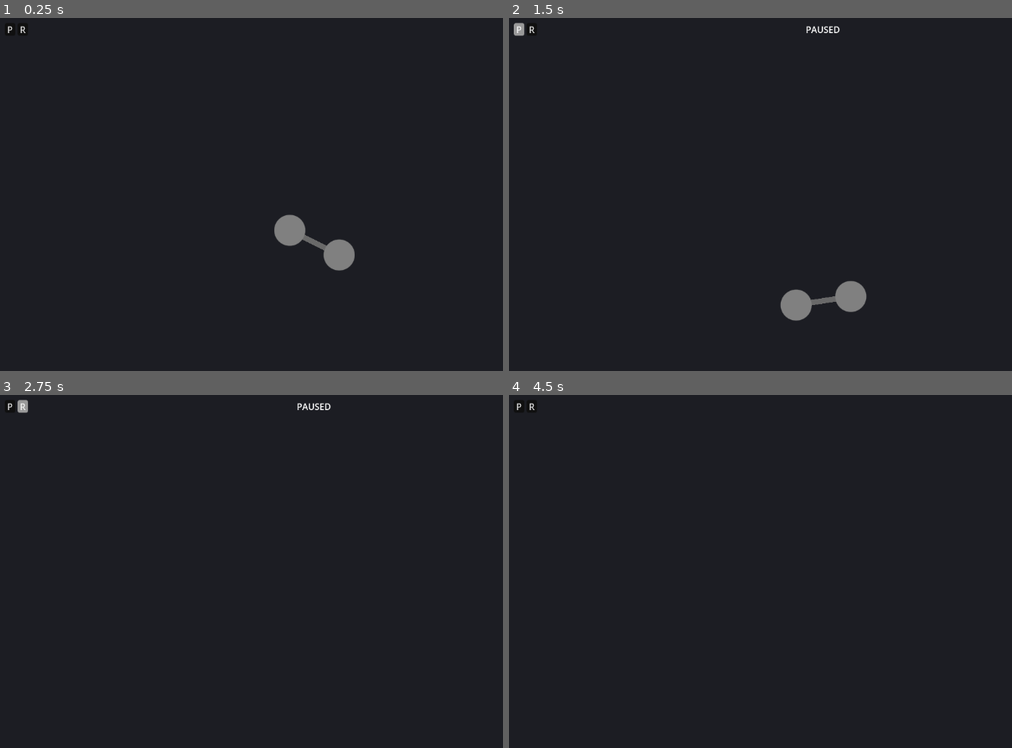
Above: before the commit, frames 1-4 (two rows, left to right).
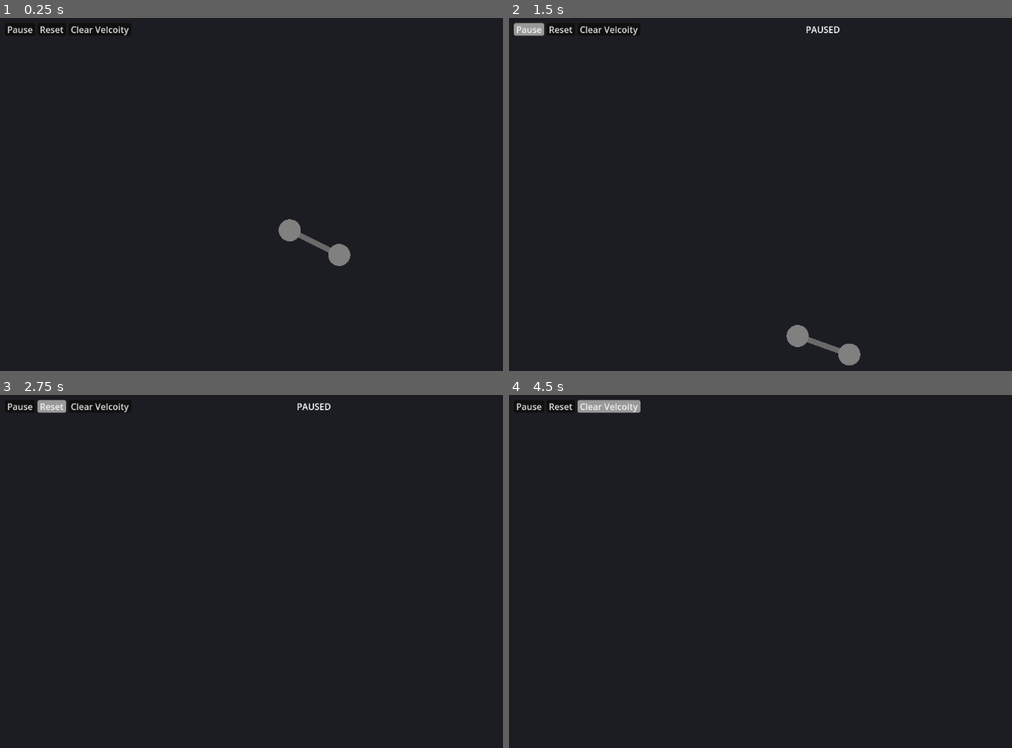
Above: after the commit, the same moments.

Repository: Argonbart/GoPrototyping
Game: Godot game, scene res://main.tscn
Same seed, same stepped clock (60 frames per second), same inputs: the game is played once before the commit and once after it.
Inputs (mouse positions are in pixels of both pictures, inside the frame that each line leads up to):
- Up to frame 1 (0.25 s): no input
- Up to frame 2 (1.5 s): click (609, 28) at 0.5 s, where only the run after the commit has a clickable "Clear Velcoity"; click "P" (after the commit: "Pause") at 1.25 s
- Up to frame 3 (2.75 s): click "R" (after the commit: "Reset") at 2 s
- Up to frame 4 (4.5 s): click "P" (after the commit: "Pause") at 2.75 s; click "R" (after the commit: "Reset") at 3.5 s; click (609, 405) at 4.25 s, where only the run after the commit has a clickable "Clear Velcoity"

The runs differ from the first frame. In frame 1, 0.6% of the frame differs, in the area x 2-71%, y 2-72%; in frame 2, 1.8%, in the area x 2-72%, y 1-99%; in frame 3, 0.4%; in frame 4, 0.6%.

Commit message:
soft_bodies: add clear velocity button

Diff:
--- a/soft_bodies/main.tscn
+++ b/soft_bodies/main.tscn
@@ -31,7 +31,7 @@
 
 [node name="CanvasLayer" type="CanvasLayer" parent="."]
 
-[node name="SoftBodyUI" type="Control" parent="CanvasLayer" node_paths=PackedStringArray("body", "label_paused", "button_pause", "button_reset")]
+[node name="SoftBodyUI" type="Control" parent="CanvasLayer" node_paths=PackedStringArray("body", "label_paused", "button_pause", "button_reset", "button_clear_velocity")]
 layout_mode = 3
 anchors_preset = 15
 anchor_right = 1.0
@@ -45,6 +45,7 @@
 label_paused = NodePath("MarginContainer/LabelPaused")
 button_pause = NodePath("MarginContainer/HBoxContainer/ButtonPause")
 button_reset = NodePath("MarginContainer/HBoxContainer/ButtonReset")
+button_clear_velocity = NodePath("MarginContainer/HBoxContainer/ButtonClearVelocity")
 
 [node name="MarginContainer" type="MarginContainer" parent="CanvasLayer/SoftBodyUI"]
 layout_mode = 1
@@ -79,7 +80,7 @@
 theme_override_styles/normal = SubResource("StyleBoxFlat_h2yge")
 theme_override_styles/hover = SubResource("StyleBoxFlat_1bvp3")
 theme_override_styles/focus = SubResource("StyleBoxFlat_h2yge")
-text = " P "
+text = " Pause "
 
 [node name="ButtonReset" type="Button" parent="CanvasLayer/SoftBodyUI/MarginContainer/HBoxContainer"]
 layout_mode = 2
@@ -88,4 +89,13 @@
 theme_override_styles/normal = SubResource("StyleBoxFlat_h2yge")
 theme_override_styles/hover = SubResource("StyleBoxFlat_1bvp3")
 theme_override_styles/focus = SubResource("StyleBoxFlat_h2yge")
-text = " R "
+text = " Reset "
+
+[node name="ButtonClearVelocity" type="Button" parent="CanvasLayer/SoftBodyUI/MarginContainer/HBoxContainer"]
+layout_mode = 2
+size_flags_vertical = 0
+focus_mode = 0
+theme_override_styles/normal = SubResource("StyleBoxFlat_h2yge")
+theme_override_styles/hover = SubResource("StyleBoxFlat_1bvp3")
+theme_override_styles/focus = SubResource("StyleBoxFlat_h2yge")
+text = " Clear Velcoity "
--- a/soft_bodies/project.godot
+++ b/soft_bodies/project.godot
@@ -62,6 +62,11 @@
 "events": [Object(InputEventKey,"resource_local_to_scene":false,"resource_name":"","device":-1,"window_id":0,"alt_press …(191 unchanged characters)…
 ]
 }
+clear_velocity={
+"deadzone": 0.2,
+"events": [Object(InputEventKey,"resource_local_to_scene":false,"resource_name":"","device":-1,"window_id":0,"alt_pressed":false,"shift_pressed":false,"ctrl_pressed":false,"meta_pressed":false,"pressed":false,"keycode":0,"physical_keycode":86,"key_label":0,"unicode":118,"location":0,"echo":false,"script":null)
+]
+}
 
 [rendering]
 
--- a/soft_bodies/softbody.gd
+++ b/soft_bodies/softbody.gd
@@ -13,6 +13,7 @@
 	var is_highlit: bool
 	var is_interacted_with: bool
 	var is_about_to_connect: bool
+
 
 	func set_velocity(vel: Vector2):
 		p_position = position - vel
--- a/soft_bodies/softbody_renderer.gd
+++ b/soft_bodies/softbody_renderer.gd
@@ -31,4 +31,4 @@
 
 		if p.is_about_to_connect:
 			color = Color.POWDER_BLUE
-		draw_circle(p.position, p.radius + 2.5, color, false, 10.0, true)
+			draw_circle(p.position, p.radius + 2.5, color, false, 5.0, true)
--- a/soft_bodies/softbody_ui.gd
+++ b/soft_bodies/softbody_ui.gd
@@ -6,6 +6,7 @@
 
 @export var button_pause: Button
 @export var button_reset: Button
+@export var button_clear_velocity: Button
 
 var currently_grabbed_point
 var point_to_connect
@@ -14,6 +15,7 @@
 func _ready() -> void:
 	button_reset.pressed.connect(handle_reset_button_pressed)
 	button_pause.pressed.connect(handle_pause_button_pressed)
+	button_clear_velocity.pressed.connect(handle_clear_velocity_button_pressed)
 
 
 func _input(event: InputEvent) -> void:
@@ -36,6 +38,9 @@
 
 	if event.is_action_pressed("reset"):
 		handle_reset_button_pressed()
+
+	if event.is_action_pressed("clear_velocity"):
+		handle_clear_velocity_button_pressed()
 
 
 func _physics_process(_delta: float) -> void:
@@ -84,3 +89,8 @@
 	currently_grabbed_point = null
 	point_to_connect = null
 	body.clear()
+
+
+func handle_clear_velocity_button_pressed():
+	for p in body.points:
+		p.set_velocity(Vector2.ZERO)
